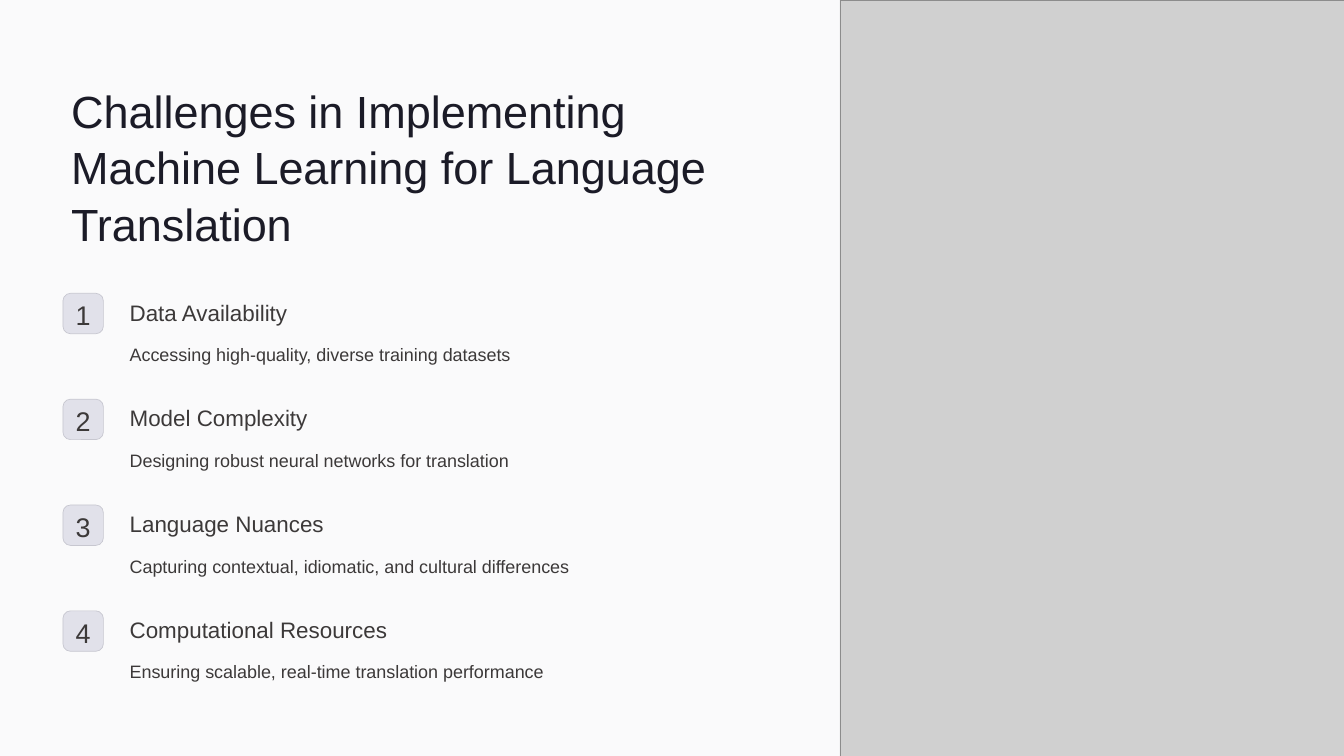
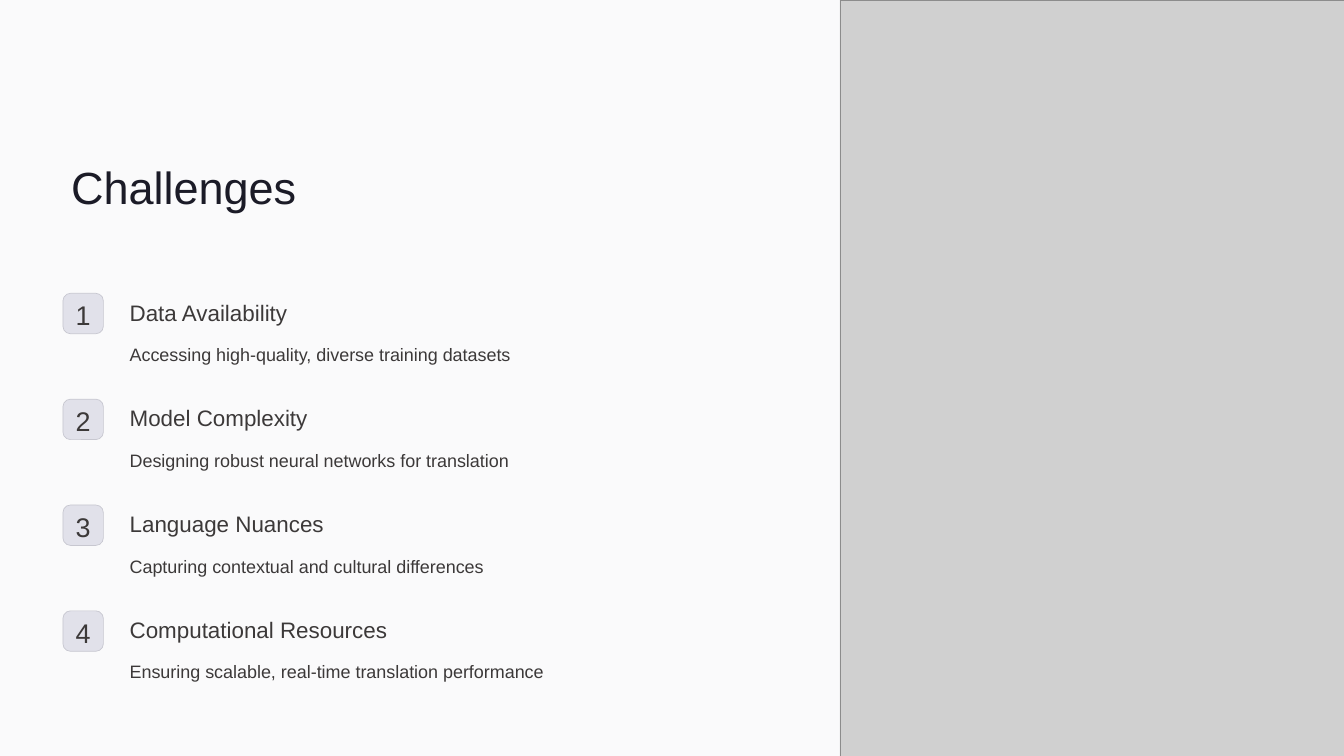
Before and after one commit to Hyper-RP/java-with-dsa, a slide deck: slide 3 of resume/Introduction-to-Language-Translators (1).pptx. Drawn at 1344x756 pixels with LibreOffice and Linux fonts; fonts in the diff are those of the drawing; grey boxes stand for pictures. Boxes give left, top, right and bottom in pixels: in the first picture for what was removed or moved away, otherwise in the second. Text is boxed around its words. In the diff, an @@ line names an element or a change of style, - is before the commit and + after.

Commit message:
ppt is update

```diff
--- a/resume/Introduction-to-Language-Translators (1).pptx
+++ b/resume/Introduction-to-Language-Translators (1).pptx
@@ text at (71,171,296,212): text changed @@
-Challenges in Implementing Machine Learning for Language Translation
+Challenges
@@ text at (130,560,483,577): text changed @@
-Capturing contextual, idiomatic, and cultural differences
+Capturing contextual and cultural differences
```
Also in this commit, not shown: 3 other slides changed.
